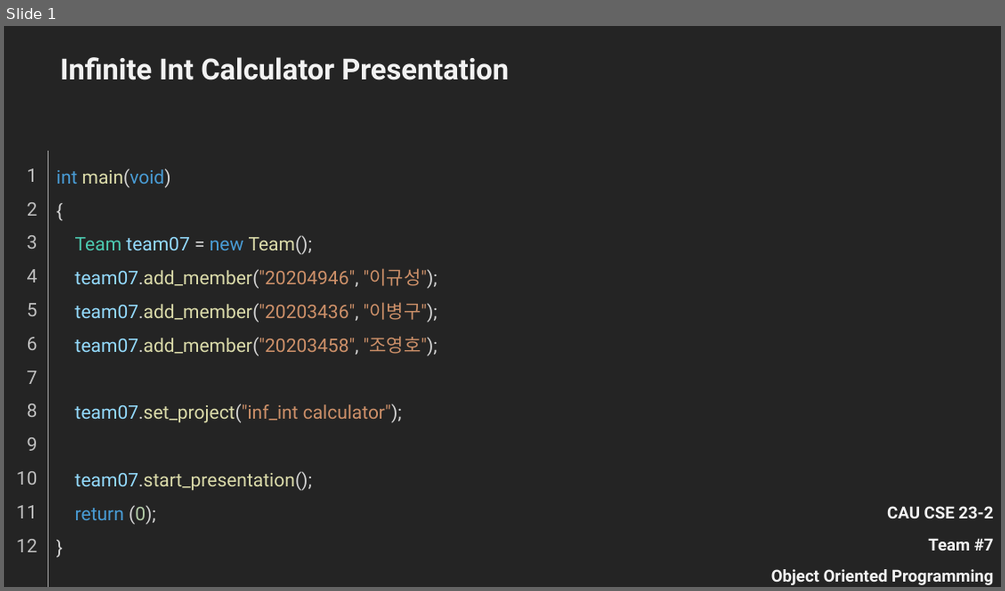
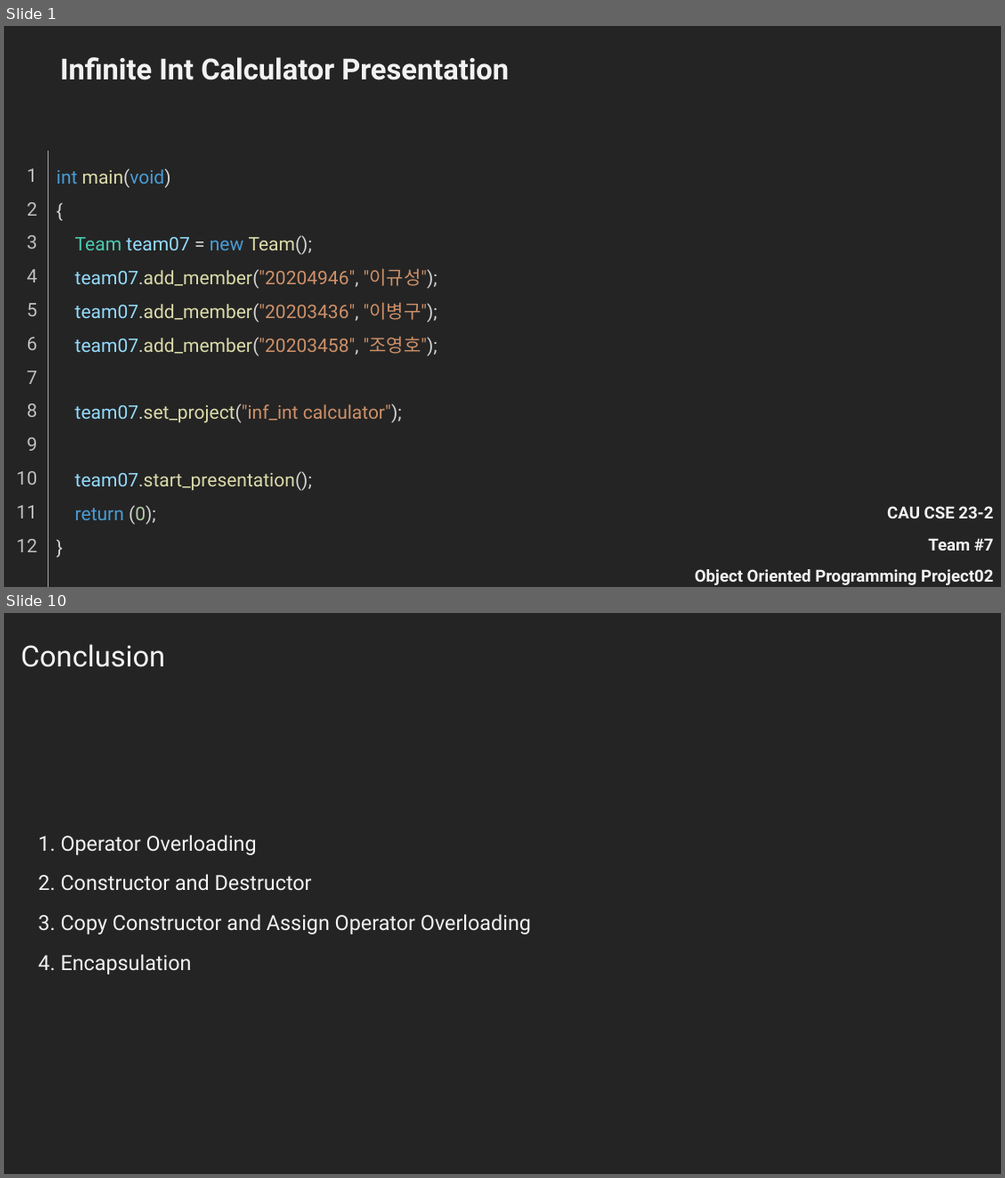
Before and after one commit to Tastypotato245/OOP_Project02, a slide deck: OOP_Project02_Team07.pptx. Shown one above the other, each under a label of ours: slide 1 before the commit, slides 1 and 10 after it; the slides between them are not shown. The pictures are 1005x591 and 1005x1178 pixels, drawn with LibreOffice and Linux fonts; fonts in the diff are those of the drawing. Boxes give left, top, right and bottom in pixels: in the first picture for what was removed or moved away, otherwise in the second. Text is boxed around its words. In the diff, an @@ line names an element or a change of style, - is before the commit and + after.

```diff
--- a/OOP_Project02_Team07.pptx
+++ b/OOP_Project02_Team07.pptx
@@ slide 10 added at (x1=4, y1=613, x2=1001, y2=1174), background #242424 @@
@@ text added at (x1=21, y1=644, x2=165, y2=667), 28 pt, text #F2F2F2 @@
+Conclusion
@@ text added at (x1=38, y1=835, x2=531, y2=974), 20 pt, text #F2F2F2 @@
+1. Operator Overloading
+2. Constructor and Destructor
+3. Copy Constructor and Assign Operator Overloading
+4. Encapsulation
@@ slide 1 changed as well @@
@@ text "CAU CSE 23-2" moved from (x1=771, y1=506, x2=994, y2=585) to (x1=695, y1=506, x2=994, y2=585) @@
@@ text at (x1=695, y1=569, x2=993, y2=585): text changed @@
-Object Oriented Programming
+Object Oriented Programming Project02
```
Also in this commit, not shown: 9 other slides added, 3 slides removed, 1 other file.
